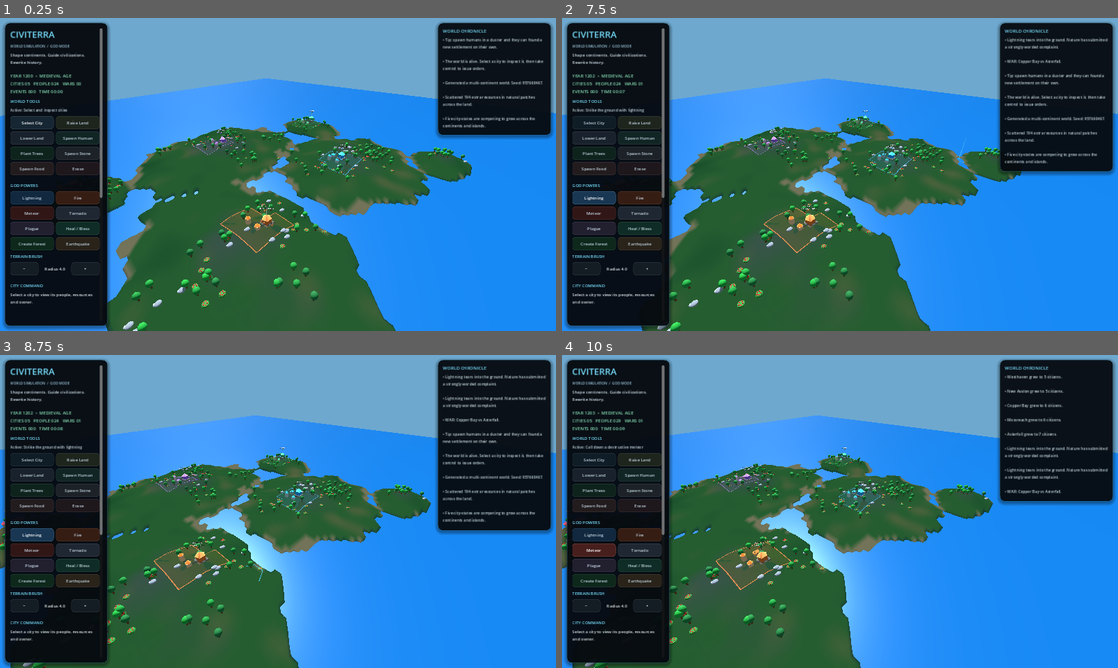
Above: before the commit, frames 1-4 (two rows, left to right).
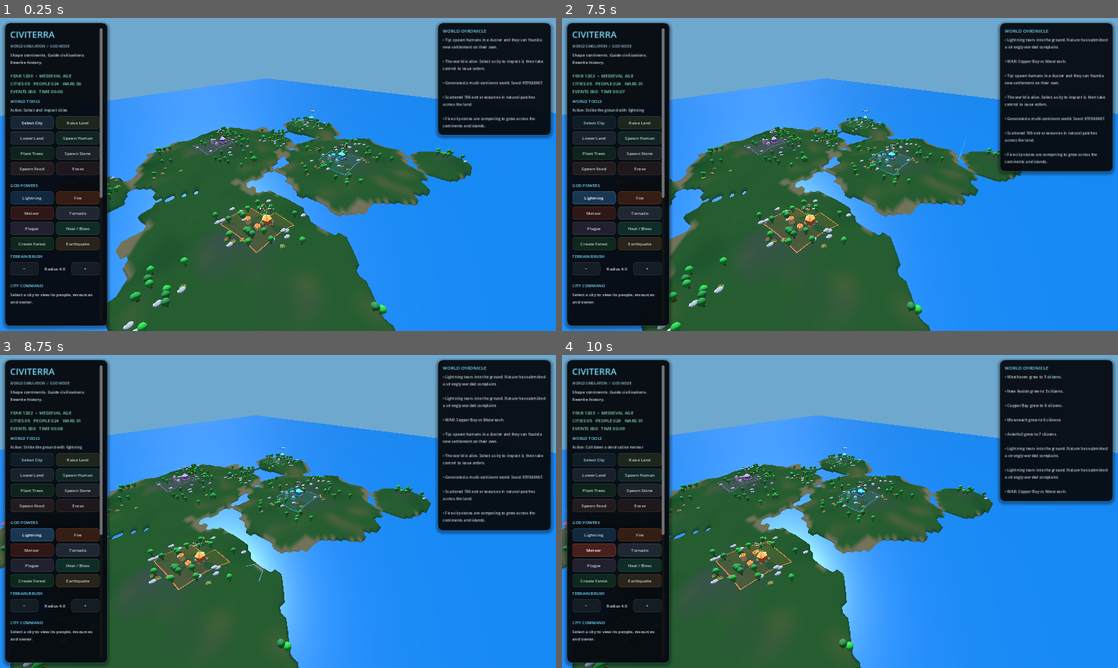
Above: after the commit, the same moments.

Repository: yoimdoingstuff/citysandbox
Game: Godot game, scene res://main.tscn
Two runs of this game, one before a commit and one after it. Both use one fixed random seed, a clock stepped at 60 frames per second and the inputs below.
Inputs (mouse positions are in pixels of both pictures, inside the frame that each line leads up to):
- Up to frame 1 (0.25 s): no input
- Up to frame 2 (7.5 s): click "Select City" at 0.5 s; click "Raise Land" at 1.25 s; click "Lower Land" at 2 s; click "Spawn Human" at 2.75 s; click "Select City" at 3.5 s; click "Plant Trees" at 4.25 s; click "Spawn Stone" at 5 s; click "Spawn Food" at 5.75 s; click "Lightning" at 6.5 s; move the mouse to (962, 158) at 7.27 s; hold D from 7.28 s (still down); click (962, 158) at 7.42 s
- Up to frame 3 (8.75 s): release D at 8 s; drag from (166, 527) to (250, 574) at 8.02 s
- Up to frame 4 (10 s): click "Fire" at 8.75 s; click "Meteor" at 9.5 s

The runs differ from the first frame. In frame 1, 1.7% of the frame differs, in the area x 19-85%, y 24-97%; in frame 2, 1.7%; in frame 3, 1.5%; in frame 4, 1.5%.

Commit message:
Replace capsule people with blocky articulated citizens and walk cycles

Diff:
--- a/main.gd
+++ b/main.gd
@@ -1541,6 +1541,98 @@
 			_spawn_resource(resource_position, "stone", 8)
 
 
+func _create_roblox_character(parent: Node, garment: Color, skin: Color) -> Dictionary:
+	# Block-shaped body parts with separate arm and leg pivots allow walk,
+	# idle, wave, and panic animations later without replacing the character.
+	var human := Node3D.new()
+	human.name = "RobloxStyleCitizen"
+	parent.add_child(human)
+	var torso := BoxMesh.new()
+	torso.size = Vector3(0.48, 0.52, 0.28)
+	_add_mesh(human, torso, _material(garment), Vector3(0.0, 0.87, 0.0))
+	var head := BoxMesh.new()
+	head.size = Vector3(0.36, 0.36, 0.36)
+	_add_mesh(human, head, _material(skin), Vector3(0.0, 1.34, 0.0))
+	var hair := BoxMesh.new()
+	hair.size = Vector3(0.39, 0.12, 0.39)
+	_add_mesh(human, hair, _material(Color(0.22, 0.17, 0.13)), Vector3(0.0, 1.56, 0.0))
+
+	for eye_x in [-0.085, 0.085]:
+		var eye := BoxMesh.new()
+		eye.size = Vector3(0.052, 0.060, 0.025)
+		_add_mesh(human, eye, _material(Color(0.08, 0.09, 0.10)), Vector3(eye_x, 1.36, 0.194))
+	var mouth := BoxMesh.new()
+	mouth.size = Vector3(0.095, 0.025, 0.026)
+	_add_mesh(human, mouth, _material(Color(0.35, 0.13, 0.12)), Vector3(0.0, 1.275, 0.195))
+
+	var left_arm := Node3D.new()
+	left_arm.name = "LeftArmPivot"
+	left_arm.position = Vector3(-0.31, 1.08, 0.0)
+	human.add_child(left_arm)
+	var arm_mesh := BoxMesh.new()
+	arm_mesh.size = Vector3(0.16, 0.46, 0.18)
+	_add_mesh(left_arm, arm_mesh, _material(garment), Vector3(0.0, -0.23, 0.0))
+	var left_hand := BoxMesh.new()
+	left_hand.size = Vector3(0.15, 0.15, 0.16)
+	_add_mesh(left_arm, left_hand, _material(skin), Vector3(0.0, -0.49, 0.0))
+
+	var right_arm := Node3D.new()
+	right_arm.name = "RightArmPivot"
+	right_arm.position = Vector3(0.31, 1.08, 0.0)
+	human.add_child(right_arm)
+	var right_arm_mesh := BoxMesh.new()
+	right_arm_mesh.size = Vector3(0.16, 0.46, 0.18)
+	_add_mesh(right_arm, right_arm_mesh, _material(garment), Vector3(0.0, -0.23, 0.0))
+	var right_hand := BoxMesh.new()
+	right_hand.size = Vector3(0.15, 0.15, 0.16)
+	_add_mesh(right_arm, right_hand, _material(skin), Vector3(0.0, -0.49, 0.0))
+
+	var left_leg := Node3D.new()
+	left_leg.name = "LeftLegPivot"
+	left_leg.position = Vector3(-0.13, 0.61, 0.0)
+	human.add_child(left_leg)
+	var leg_mesh := BoxMesh.new()
+	leg_mesh.size = Vector3(0.19, 0.46, 0.20)
+	_add_mesh(left_leg, leg_mesh, _material(Color(0.18, 0.24, 0.31)), Vector3(0.0, -0.23, 0.0))
+	var left_foot := BoxMesh.new()
+	left_foot.size = Vector3(0.21, 0.12, 0.29)
+	_add_mesh(left_leg, left_foot, _material(Color(0.11, 0.13, 0.15)), Vector3(0.0, -0.48, -0.035))
+
+	var right_leg := Node3D.new()
+	right_leg.name = "RightLegPivot"
+	right_leg.position = Vector3(0.13, 0.61, 0.0)
+	human.add_child(right_leg)
+	var right_leg_mesh := BoxMesh.new()
+	right_leg_mesh.size = Vector3(0.19, 0.46, 0.20)
+	_add_mesh(right_leg, right_leg_mesh, _material(Color(0.18, 0.24, 0.31)), Vector3(0.0, -0.23, 0.0))
+	var right_foot := BoxMesh.new()
+	right_foot.size = Vector3(0.21, 0.12, 0.29)
+	_add_mesh(right_leg, right_foot, _material(Color(0.11, 0.13, 0.15)), Vector3(0.0, -0.48, -0.035))
+
+	var infection_marker := MeshInstance3D.new()
+	var marker_mesh := SphereMesh.new()
+	marker_mesh.radius = 0.13
+	marker_mesh.height = 0.26
+	infection_marker.mesh = marker_mesh
+	infection_marker.position = Vector3(0.0, 1.84, 0.0)
+	var marker_material := StandardMaterial3D.new()
+	marker_material.albedo_color = Color(0.52, 1.0, 0.28)
+	marker_material.emission_enabled = true
+	marker_material.emission = Color(0.35, 1.0, 0.15)
+	marker_material.emission_energy_multiplier = 1.3
+	infection_marker.material_override = marker_material
+	infection_marker.visible = false
+	human.add_child(infection_marker)
+	return {
+		"node": human,
+		"left_arm": left_arm,
+		"right_arm": right_arm,
+		"left_leg": left_leg,
+		"right_leg": right_leg,
+		"infection_marker": infection_marker
+	}
+
+
 func _spawn_human(position: Vector3, city_id: int) -> void:
 	if people.size() >= MAX_PEOPLE:
 		return
@@ -1553,40 +1645,17 @@
 			if distance < nearest_distance:
 				nearest_distance = distance
 				assigned_city = i
-	var garment: Color = Color(0.60, 0.64, 0.69)
+	var garment: Color
 	if assigned_city >= 0 and assigned_city < cities.size():
 		garment = cities[assigned_city]["color"].lightened(0.08)
 	else:
 		garment = city_colors[randi_range(0, city_colors.size() - 1)].darkened(0.12)
-	var human := Node3D.new()
-	human.name = "Human"
-	var body_mesh := CapsuleMesh.new()
-	body_mesh.radius = 0.22
-	body_mesh.height = 0.96
-	_add_mesh(human, body_mesh, _material(garment), Vector3(0.0, 0.70, 0.0))
-	var head_mesh := SphereMesh.new()
-	head_mesh.radius = 0.22
-	head_mesh.height = 0.44
-	_add_mesh(human, head_mesh, _material(Color(0.88, 0.70, 0.53)), Vector3(0.0, 1.30, 0.0))
-	var hair_mesh := SphereMesh.new()
-	hair_mesh.radius = 0.225
-	hair_mesh.height = 0.21
-	_add_mesh(human, hair_mesh, _material(Color(0.22, 0.17, 0.13)), Vector3(0.0, 1.44, 0.01))
-	var infection_marker := MeshInstance3D.new()
-	var marker_mesh := SphereMesh.new()
-	marker_mesh.radius = 0.13
-	marker_mesh.height = 0.26
-	infection_marker.mesh = marker_mesh
-	infection_marker.position = Vector3(0.0, 1.75, 0.0)
-	var marker_material := StandardMaterial3D.new()
-	marker_material.albedo_color = Color(0.52, 1.0, 0.28)
-	marker_material.emission_enabled = true
-	marker_material.emission = Color(0.35, 1.0, 0.15)
-	marker_material.emission_energy_multiplier = 1.3
-	infection_marker.material_override = marker_material
-	infection_marker.visible = false
-	human.add_child(infection_marker)
-	add_child(human)
+	var skin_palette: Array[Color] = [
+		Color(0.92, 0.74, 0.60), Color(0.71, 0.48, 0.32),
+		Color(0.84, 0.62, 0.45), Color(0.96, 0.82, 0.68)
+	]
+	var visuals: Dictionary = _create_roblox_character(self, garment, skin_palette[randi_range(0, skin_palette.size() - 1)])
+	var human: Node3D = visuals["node"]
 	var p: Vector3 = position
 	p.y = _height_at(p.x, p.z)
 	human.position = p
@@ -1596,12 +1665,18 @@
 		"city_id": assigned_city,
 		"target": p,
 		"walk_timer": randf_range(0.4, 2.2),
+		"walk_phase": randf() * TAU,
 		"alive": true,
 		"infected": false,
-		"infection_marker": infection_marker,
+		"infection_marker": visuals["infection_marker"],
+		"left_arm": visuals["left_arm"],
+		"right_arm": visuals["right_arm"],
+		"left_leg": visuals["left_leg"],
+		"right_leg": visuals["right_leg"],
 		"infection_time": 0.0,
 		"spread_timer": randf_range(0.5, 1.5)
 	})
+
 
 
 func _spawn_resource(position: Vector3, kind: String, amount: int = 8) -> void:
@@ -1680,11 +1755,30 @@
 			person["walk_timer"] = randf_range(1.2, 3.8)
 		var target: Vector3 = person["target"]
 		var horizontal_target := Vector3(target.x, position.y, target.z)
-		position = position.move_toward(horizontal_target, delta * randf_range(0.8, 1.35))
+		var distance_before_move: float = Vector2(position.x - target.x, position.z - target.z).length()
+		var is_walking: bool = distance_before_move > 0.45
+		position = position.move_toward(horizontal_target, delta * 1.05)
 		position.y = _height_at(position.x, position.z)
 		person["pos"] = position
+		var walk_phase: float = float(person.get("walk_phase", 0.0)) + delta * (7.2 if is_walking else 1.5)
+		person["walk_phase"] = walk_phase
+		var gait: float = sin(walk_phase) * (0.52 if is_walking else 0.035)
+		var left_arm: Node3D = person["left_arm"]
+		var right_arm: Node3D = person["right_arm"]
+		var left_leg: Node3D = person["left_leg"]
+		var right_leg: Node3D = person["right_leg"]
+		if is_instance_valid(left_arm):
+			left_arm.rotation.x = gait
+		if is_instance_valid(right_arm):
+			right_arm.rotation.x = -gait
+		if is_instance_valid(left_leg):
+			left_leg.rotation.x = -gait
+		if is_instance_valid(right_leg):
+			right_leg.rotation.x = gait
 		if is_instance_valid(person["node"]):
 			person["node"].position = position
+			if is_walking:
+				person["node"].rotation.y = atan2(target.x - position.x, target.z - position.z)
 		people[i] = person
 
 
